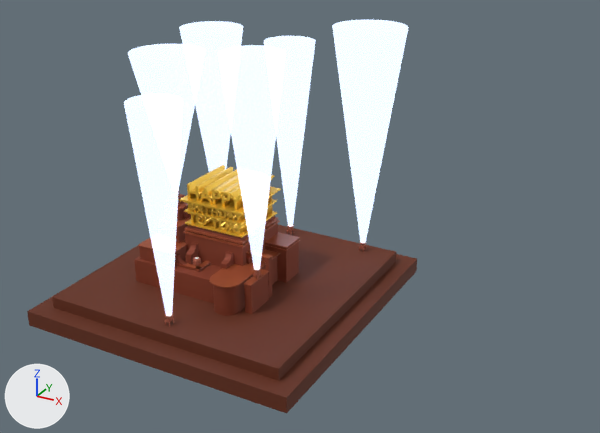
What one commit did to the glTF model assets/birthday_yuki.glb.
Before and after are seen from a 50 mm lens placed at (33.9, -50.4, 29.4), pointed at (6.0, 0.4, 4.0). Arrows for +X, +Y and +Z are at lower left; the lights stay in place. Where no turn or scale is listed for an object, it has been applied to the vertices.

In view in the first picture: 'テキスト', '円柱', '円柱.001', '円柱.002', '円柱.003', '円柱.006', '円柱.007', '立方体.008', '立方体.009', '立方体.010', '立方体.011', '立方体.020'.
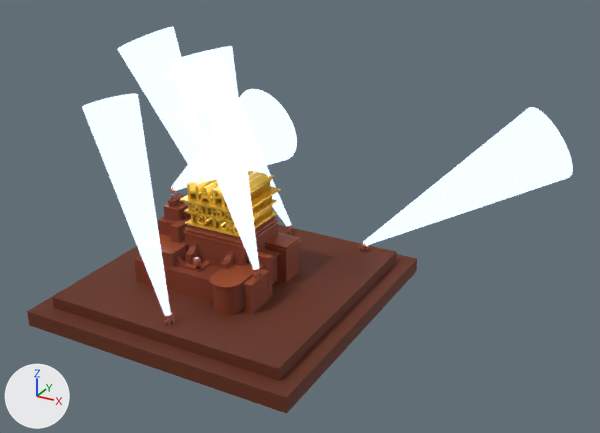
Boxes (x1, y1, x2, y2) around the edits, measured in the pictures (600 x 433 px):
'円柱.007', moved, turned: before (332, 20, 409, 243); after (363, 107, 573, 245)
'円柱.001', moved, turned: before (218, 45, 286, 270); after (168, 46, 259, 270)
'円柱.002', moved, turned: before (124, 94, 183, 316); after (82, 94, 171, 316)
'円柱.006', moved, turned: before (179, 21, 243, 172); after (117, 27, 202, 164)
'円柱', moved, turned: before (128, 44, 205, 185); after (171, 89, 297, 191)
'円柱.003', moved, turned: before (264, 36, 316, 226); after (250, 166, 292, 227)

Patch to the scene script:
```diff
--- a/assets/birthday_yuki.glb.py
+++ b/assets/birthday_yuki.glb.py
@@ ob_円柱 @@
 ob_円柱 = bpy.data.objects.new('円柱', me_円柱_010)
-ob_円柱.location = (-4.76, 0.0, 4.27)
-ob_円柱.rotation_euler = (0.0, 0.0, 3.142)  # degrees (0, 0, 180)
+ob_円柱.location = (-4.93, -0.34, 4.63)
+ob_円柱.rotation_euler = (-0.000244, -0.93, 3.142)  # degrees (0, -53, 180)
 ob_円柱.scale = (-1.0, -1.0, -7.92)
@@ ob_円柱_001 @@
 ob_円柱_001 = bpy.data.objects.new('円柱.001', me_円柱_014)
-ob_円柱_001.location = (4.53, -2.82, 0.75)
-ob_円柱_001.rotation_euler = (0.0, 0.0, 3.142)  # degrees (0, 0, 180)
+ob_円柱_001.location = (4.56, -2.82, 0.75)
+ob_円柱_001.rotation_euler = (0.0, 0.262, 3.142)  # degrees (0, 15, 180)
 ob_円柱_001.scale = (-1.0, -1.0, -7.92)
@@ ob_円柱_002 @@
 ob_円柱_002 = bpy.data.objects.new('円柱.002', me_円柱_017)
-ob_円柱_002.location = (0.29, -8.19, -1.63)
-ob_円柱_002.rotation_euler = (0.0, 0.0, 3.142)  # degrees (0, 0, 180)
+ob_円柱_002.location = (0.23, -8.19, -1.67)
+ob_円柱_002.rotation_euler = (0.0, 0.226, 3.142)  # degrees (0, 13, 180)
 ob_円柱_002.scale = (-1.0, -1.0, -7.92)
@@ ob_円柱_003 @@
 ob_円柱_003 = bpy.data.objects.new('円柱.003', me_円柱_020)
-ob_円柱_003.location = (0.29, 9.76, -1.63)
-ob_円柱_003.rotation_euler = (0.0, 0.0, 3.142)  # degrees (0, 0, 180)
+ob_円柱_003.location = (0.32, 9.76, -1.64)
+ob_円柱_003.rotation_euler = (0.0, 0.59, 3.142)  # degrees (0, 34, 180)
 ob_円柱_003.scale = (-1.0, -1.0, -7.92)
@@ ob_円柱_007 @@
 ob_円柱_007 = bpy.data.objects.new('円柱.007', me_円柱_026)
-ob_円柱_007.location = (7.45, 9.76, -1.63)
-ob_円柱_007.rotation_euler = (0.0, 0.0, 3.142)  # degrees (0, 0, 180)
+ob_円柱_007.location = (7.42, 9.76, -1.64)
+ob_円柱_007.rotation_euler = (0.0, -0.897, 3.142)  # degrees (0, -51, 180)
 ob_円柱_007.scale = (-1.0, -1.0, -7.92)
@@ ob_円柱_006 @@
 ob_円柱_006 = bpy.data.objects.new('円柱.006', me_円柱_023)
-ob_円柱_006.location = (-7.4, 9.76, -1.63)
-ob_円柱_006.rotation_euler = (0.0, 0.0, 3.142)  # degrees (0, 0, 180)
+ob_円柱_006.location = (-7.35, 9.76, -1.65)
+ob_円柱_006.rotation_euler = (0.0, 0.437, 3.142)  # degrees (0, 25, 180)
 ob_円柱_006.scale = (-1.0, -1.0, -7.92)
```
